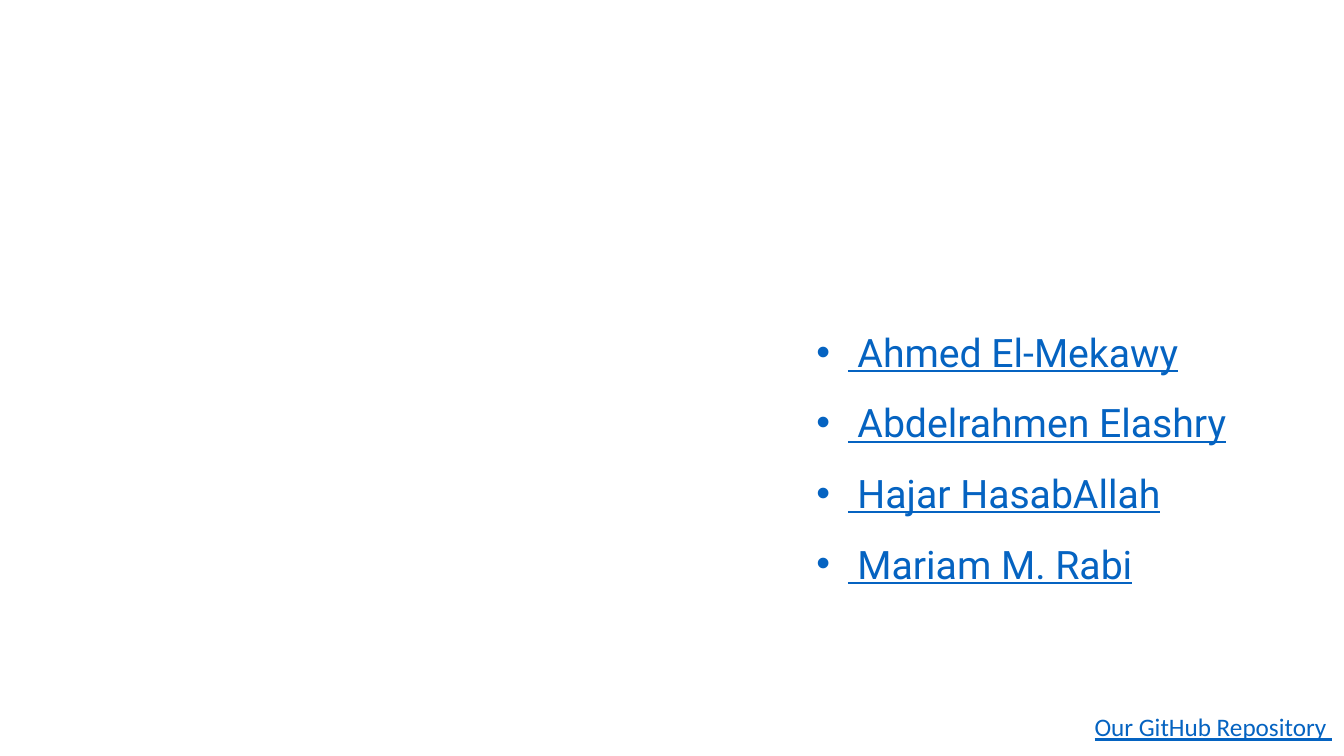
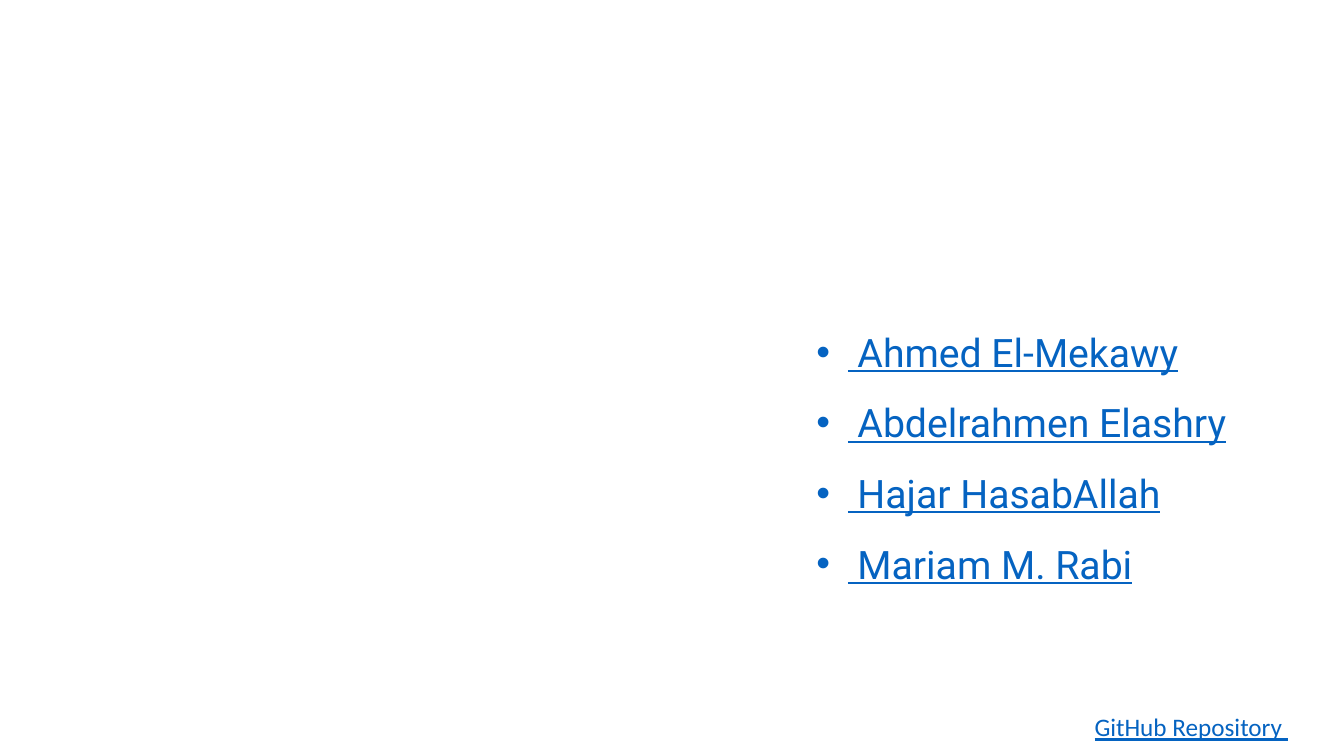
Before and after one commit to Abdelrahmen-Elashry/Mental-Health-Analysis, a slide deck: slide 1 of Statsphere.pptx. Drawn at 1344x756 pixels with LibreOffice and Linux fonts; fonts in the diff are those of the drawing; background and template pictures are left out. Boxes give left, top, right and bottom in pixels: in the first picture for what was removed or moved away, otherwise in the second. Text is boxed around its words. In the diff, an @@ line names an element or a change of style, - is before the commit and + after.

```diff
--- a/Statsphere.pptx
+++ b/Statsphere.pptx
@@ text at (1095,718,1282,741): text changed @@
-Our GitHub Repository
+GitHub Repository
```
Also in this commit, not shown: 14 other slides changed, 3 slides added.
